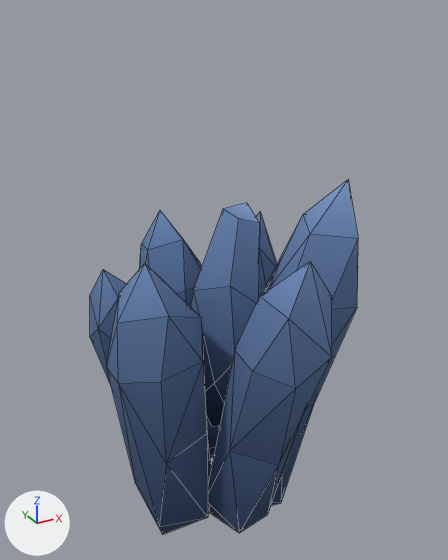
Renders of the FBX model .redfox-studios/Blender/.fbx/SM_IceSpike2.fbx from each side of a commit.
Both versions are drawn from a camera (50 mm lens) standing at (-1.76, -3.15, 1.94) and looking at (0.03, 0.1, 0.31). The lights are fixed; the arrows at lower left show +X, +Y and +Z. The older version comes first. Mesh edges are drawn as thin lines. Where no turn or scale is listed for an object, it has been applied to the vertices.

In view in the first picture: 'SM_IceSpike2'.
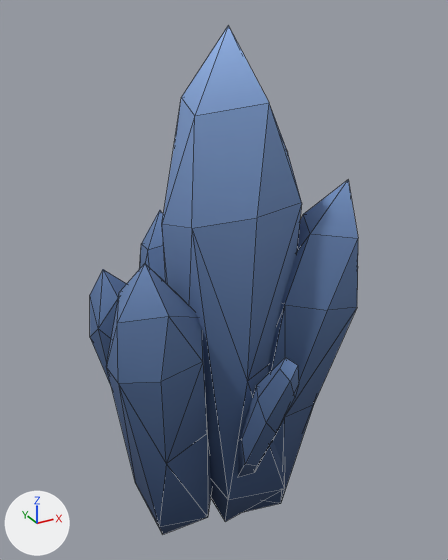
Where the newer file only moved an object's origin or applied its transform, the numbers keep the older frame.

Where the change shows, as pixel boxes (x1, y1, x2, y2) in the pictures (448 x 560 px):
'SM_IceSpike2', reshaped (43% taller)
    before: (90, 180, 358, 534)
    after: (90, 26, 358, 534)
part 1 of me_cube_020, added (blue)
    after: (238, 357, 299, 476)
part 2 of me_cube_020, added (blue)
    after: (162, 26, 302, 522)
part 3 of me_cube_020, deleted (blue)
    before: (191, 203, 260, 427)
part 4 of me_cube_020, deleted (blue)
    before: (208, 262, 332, 533)

Patch to the scene script:
```diff
--- a/.redfox-studios/Blender/.fbx/SM_IceSpike2.fbx.py
+++ b/.redfox-studios/Blender/.fbx/SM_IceSpike2.fbx.py
@@ me_cube_020 @@
 # used by ob_sm_icespike2; location = (0.0, 0.0, 0.0)
-me_cube_020.from_pydata(...)  # 170 vertices, 270 faces; spans x -0.85..0.84, y -0.91..1.01, z -1.53..0.99
+me_cube_020.from_pydata(...)  # 170 vertices, 270 faces; spans x -0.85..0.84, y -0.73..1.01, z -1.53..1.85
+# me_cube_020 part 1: a new loose piece of 26 vertices spanning x -0.17..0.12, y -0.73..-0.26, z -0.88..0.1, in mat_material (picture img_colorpalette_png)
+# me_cube_020 part 2: a new loose piece of 24 vertices spanning x -0.41..0.43, y -0.43..0.45, z -1.52..1.85, in mat_material (picture img_colorpalette_png)
+# me_cube_020 part 3: the loose piece of 26 vertices spanning x -0.24..0.23, y -0.29..0.28, z -0.73..0.84 is deleted
+# me_cube_020 part 4
+# 24 vertices are removed from x -0.33..0.27, y -0.91..-0.11, z -1.38..0.76
+# 41 faces are deleted
 me_cube_020.materials.append(mat_material)
```
